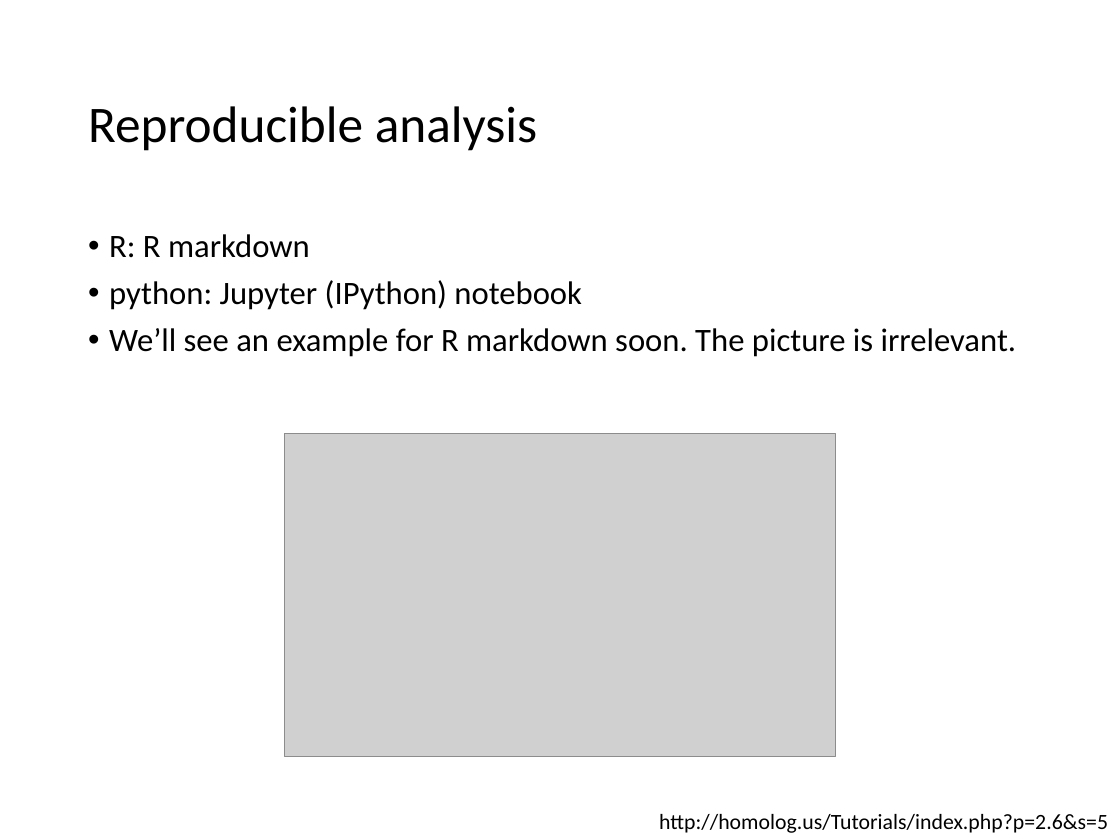
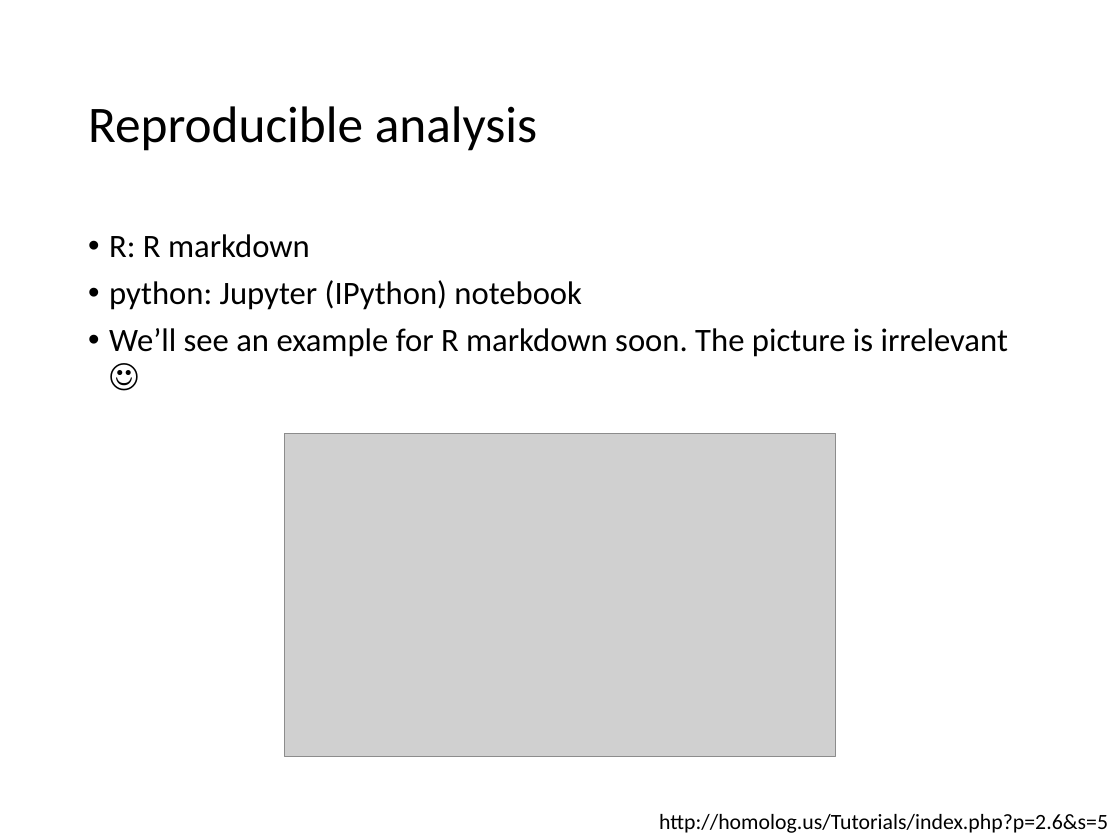
Before and after one commit to Yue-Jiang/achems, a slide deck: slide 14 of rna-seq workshop.pptx. Drawn at 1120x840 pixels with LibreOffice and Linux fonts; fonts in the diff are those of the drawing; grey boxes stand for pictures. Boxes give left, top, right and bottom in pixels: in the first picture for what was removed or moved away, otherwise in the second. Text is boxed around its words. In the diff, an @@ line names an element or a change of style, - is before the commit and + after.

Commit message:
update slides

```diff
--- a/rna-seq workshop.pptx
+++ b/rna-seq workshop.pptx
@@ text at (109, 328, 1008, 357): text changed @@
-• We’ll see an example for R markdown soon. The picture is irrelevant.
+• We’ll see an example for R markdown soon. The picture is irrelevant☺
```
Also in this commit, not shown: 1 other slide changed.
